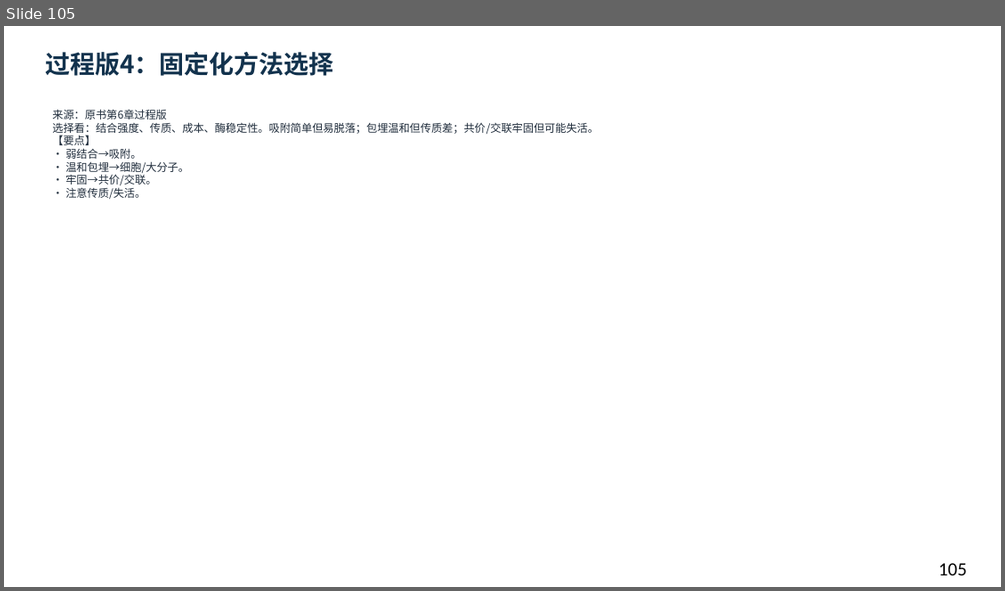
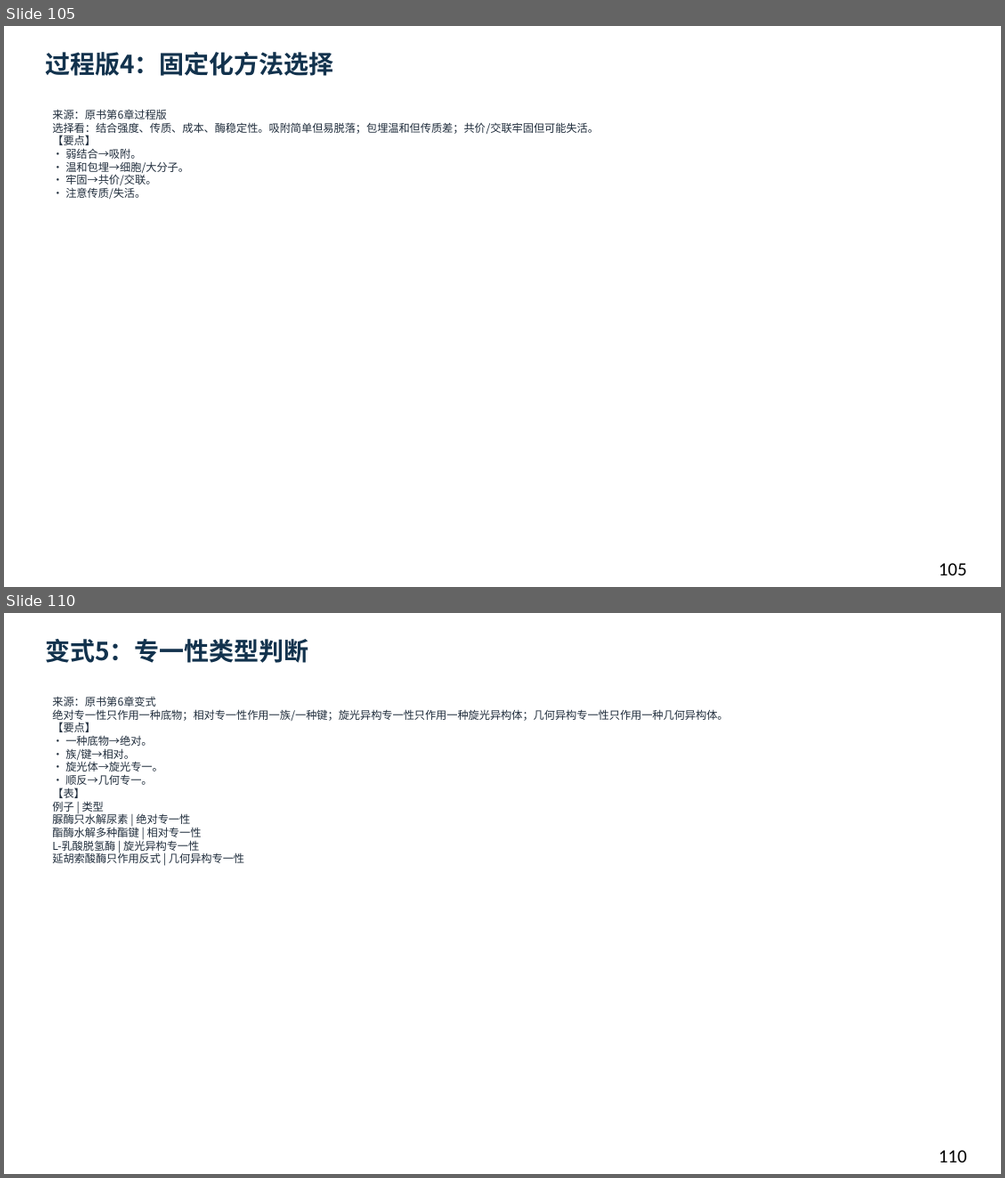
Before and after one commit to newkan-li/Biochemistry, a slide deck: downloads/bc06-ai-style.pptx. Shown one above the other, each under a label of ours: slide 105 before the commit, slides 105 and 110 after it; the slides between them are not shown. The pictures are 1005x591 and 1005x1178 pixels, drawn with LibreOffice and Linux fonts; fonts in the diff are those of the drawing. Boxes give left, top, right and bottom in pixels: in the first picture for what was removed or moved away, otherwise in the second. Text is boxed around its words. In the diff, an @@ line names an element or a change of style, - is before the commit and + after.

Commit message:
bc06补原书图卡6页+变式强化6页+网页题20→35;下载118页;版本20261112bk

```diff
--- a/downloads/bc06-ai-style.pptx
+++ b/downloads/bc06-ai-style.pptx
@@ slide 110 added at <box>4,613,1001,1174</box>, background #FFFFFF @@
@@ text added at <box>45,639,309,663</box>, 24 pt, text #12324D, bold @@
+变式5：专一性类型判断
@@ text added at <box>52,696,728,863</box>, 10.5 pt, text #202D3C @@
+来源：原书第6章变式
+绝对专一性只作用一种底物；相对专一性作用一族/一种键；旋光异构专一性只作用一种旋光异构体；几何异构专一性只作用一种几何异构体。
+【要点】
+• 一种底物→绝对。
+• 族/键→相对。
+• 旋光体→旋光专一。
+• 顺反→几何专一。
+【表】
+例子 | 类型
+脲酶只水解尿素 | 绝对专一性
+酯酶水解多种酯键 | 相对专一性
+L-乳酸脱氢酶 | 旋光异构专一性
+延胡索酸酶只作用反式 | 几何异构专一性
@@ text added at <box>938,1150,967,1162</box>, 18 pt, text #000000 @@
+110
```
Also in this commit, not shown: 1 slide changed, 11 other slides added, 12 other files.
